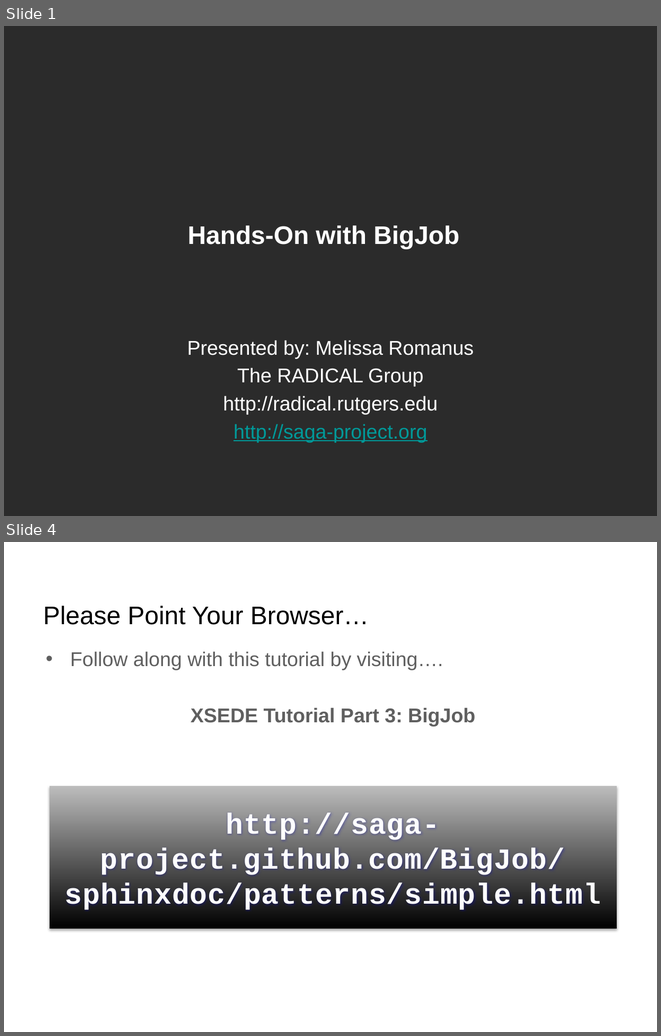
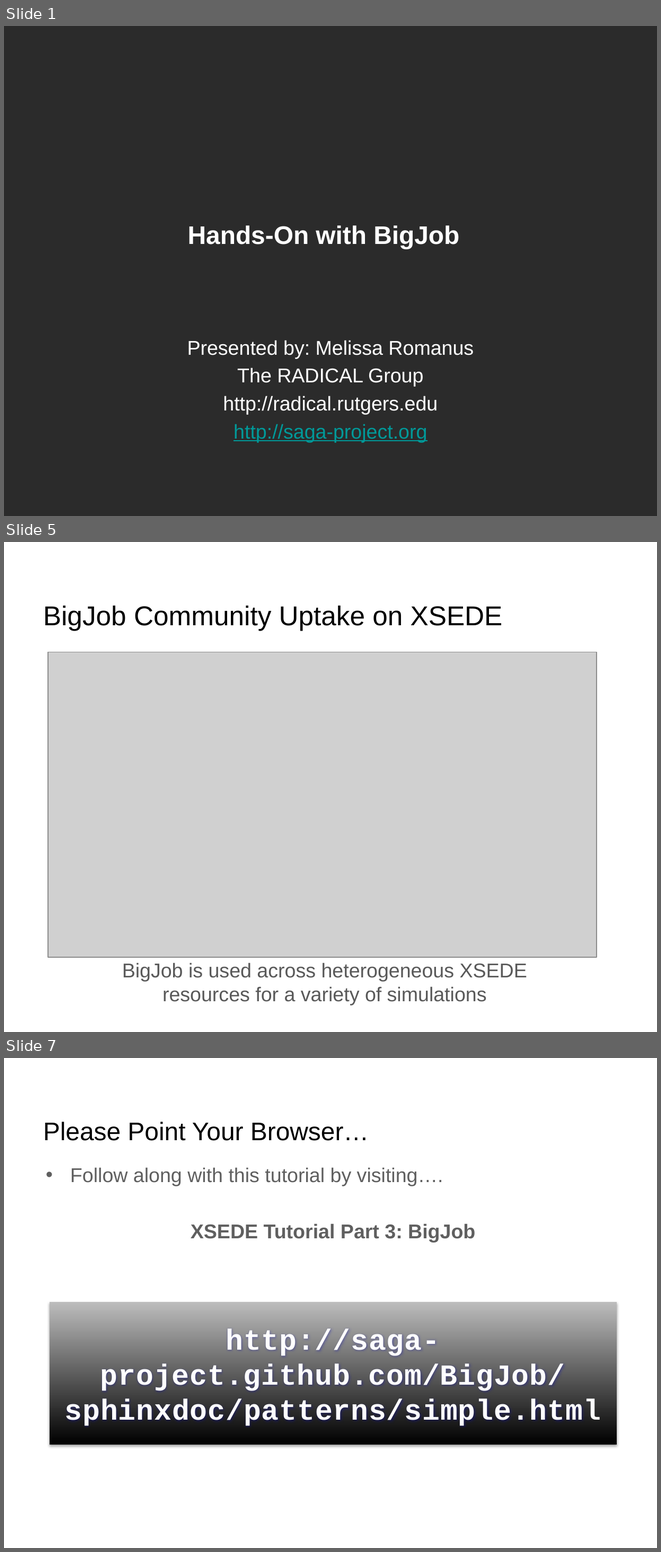
Before and after one commit to saga-project/presentations, a slide deck: Tutorials/2013-XSEDE-BigJob/BigJob-XSEDE-2013.pptx. Shown one above the other, each under a label of ours: slides 1 and 4 before the commit, slides 1, 5 and 7 after it; the slides between them are not shown. The pictures are 661x1036 and 661x1552 pixels, drawn with LibreOffice and Linux fonts; fonts in the diff are those of the drawing; grey boxes stand for pictures; background and template pictures are left out; a plain dark background stands for a picture behind light text. Boxes give left, top, right and bottom in pixels: in the first picture for what was removed or moved away, otherwise in the second. Text is boxed around its words. In the diff, an @@ line names an element or a change of style, - is before the commit and + after.

```diff
--- a/Tutorials/2013-XSEDE-BigJob/BigJob-XSEDE-2013.pptx
+++ b/Tutorials/2013-XSEDE-BigJob/BigJob-XSEDE-2013.pptx
@@ slide 5 added at bbox=[4, 542, 657, 1032], background #FFFFFF @@
@@ title added at bbox=[43, 605, 503, 631], 30 pt, text #000000 @@
+BigJob Community Uptake on XSEDE
@@ picture added at bbox=[48, 652, 596, 956] @@
@@ text added at bbox=[122, 962, 527, 1005], 22 pt, text #595959 @@
+BigJob is used across heterogeneous XSEDE resources for a variety of simulations
@@ what was slide 4 is now slide 7 @@
```
Also in this commit, not shown: 2 slides changed, 2 other slides added, 1 other file.
